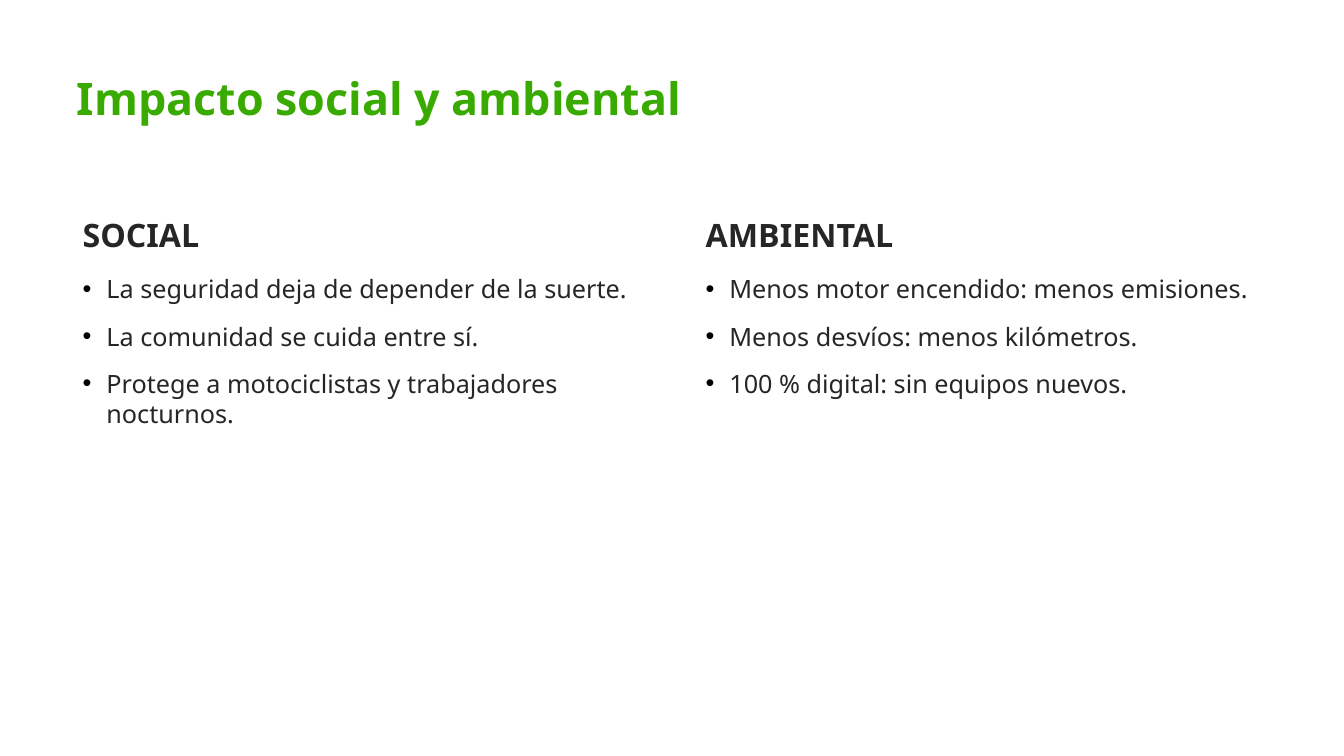
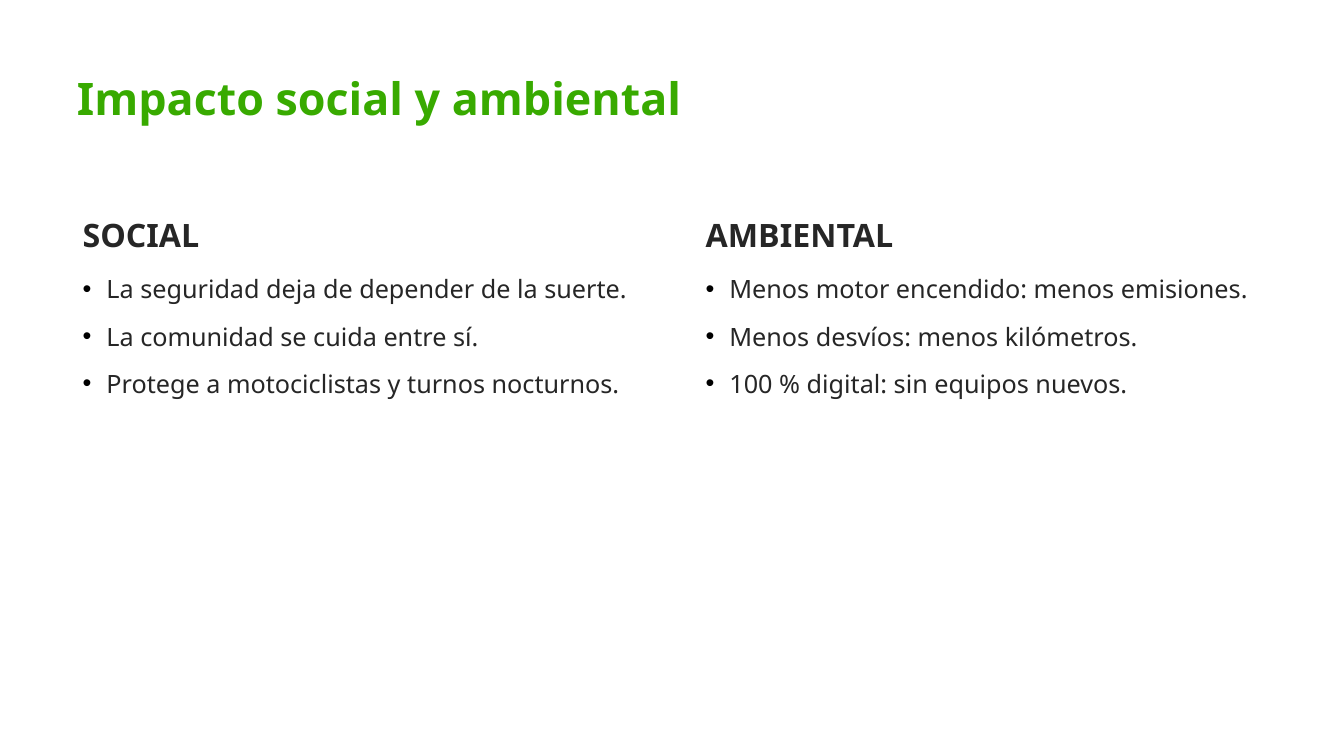
Before and after one commit to gabycastabaryo3-cmd/media-tecnica, a slide deck: slide 7 of docs/presentacion.pptx. Drawn at 1344x756 pixels with LibreOffice and Linux fonts; fonts in the diff are those of the drawing; background and template pictures are left out. Boxes give left, top, right and bottom in pixels: in the first picture for what was removed or moved away, otherwise in the second. Text is boxed around its words. In the diff, an @@ line names an element or a change of style, - is before the commit and + after.

```diff
--- a/docs/presentacion.pptx
+++ b/docs/presentacion.pptx
@@ text at bbox=[106, 374, 620, 399]: text changed @@
-• Protege a motociclistas y trabajadores nocturnos.
+• Protege a motociclistas y turnos nocturnos.
```
Also in this commit, not shown: 1 other file.
